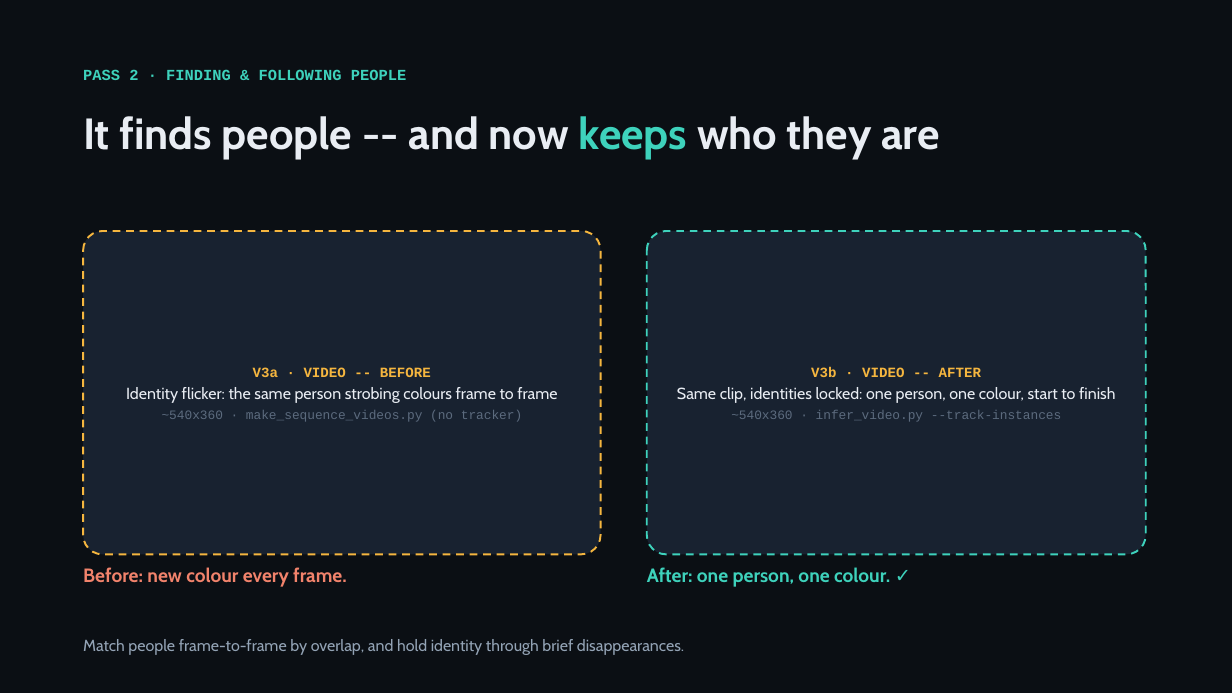
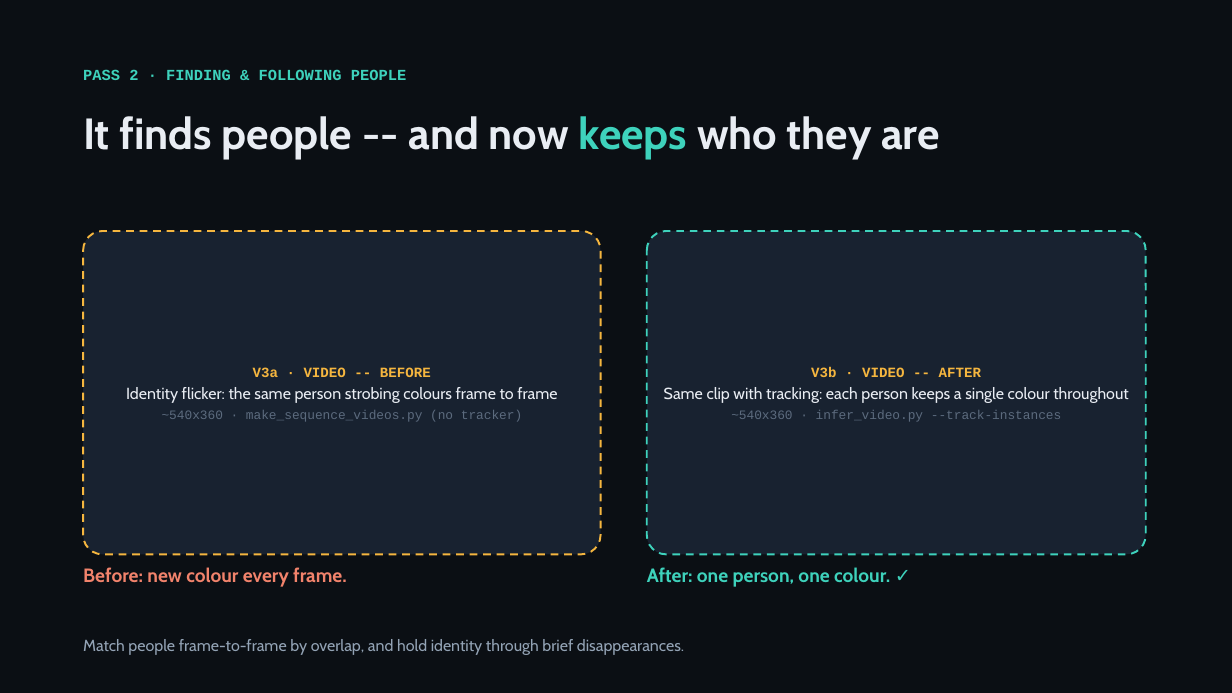
Before and after one commit to KSJanjua/ProCodes, a slide deck: slide 8 of docs/presentation/instancedepth-journey.pptx. Drawn at 1232x693 pixels with LibreOffice and Linux fonts; fonts in the diff are those of the drawing. Boxes give left, top, right and bottom in pixels: in the first picture for what was removed or moved away, otherwise in the second. Text is boxed around its words. In the diff, an @@ line names an element or a change of style, - is before the commit and + after.

```diff
--- a/docs/presentation/instancedepth-journey.pptx
+++ b/docs/presentation/instancedepth-journey.pptx
@@ text in rounded rectangle at (x1=664, y1=387, x2=1129, y2=403): text changed @@
-Same clip, identities locked: one person, one colour, start to finish
+Same clip with tracking: each person keeps a single colour throughout
```
Also in this commit, not shown: 7 other slides changed, 1 slide added, 1 slide removed, 1 other file.
